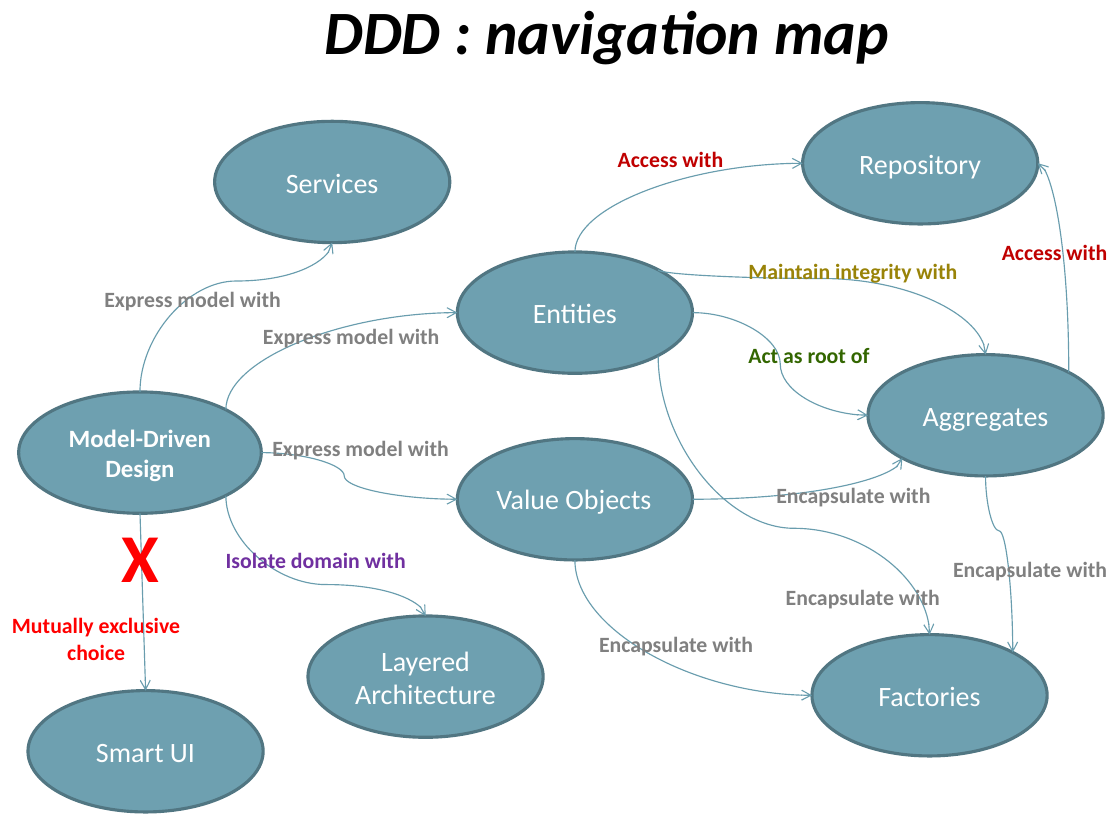
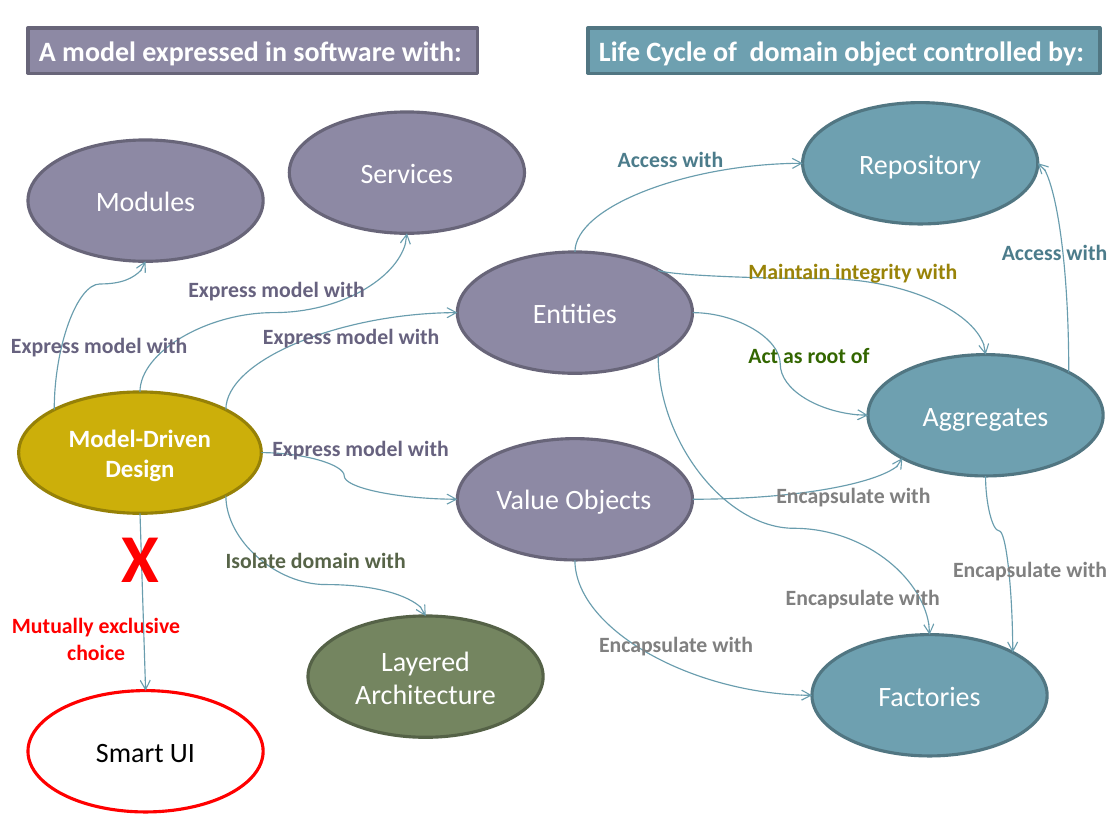
Before and after one commit to arturtv/dddpresentation, a slide deck: slide 22 of Domain-DrivenDesign.A.Trosin.pptx (slide 23 before the commit). Drawn at 1120x840 pixels with LibreOffice and Linux fonts; fonts in the diff are those of the drawing. Boxes give left, top, right and bottom in pixels: in the first picture for what was removed or moved away, otherwise in the second. Text is boxed around its words. In the diff, an @@ line names an element or a change of style, - is before the commit and + after.

```diff
--- a/Domain-DrivenDesign.A.Trosin.pptx
+++ b/Domain-DrivenDesign.A.Trosin.pptx
@@ rectangle added at [28, 28, 478, 73], fill #8D89A4, outline #686579 2 pt, 18 pt, text #FFFFFF, bold @@
+A model expressed in software with:
@@ title removed at [324, 10, 888, 65] @@
-DDD : navigation map
@@ rectangle added at [588, 28, 1100, 73], fill #6EA0B0, outline #517682 2 pt, 18 pt, text #FFFFFF, bold @@
+Life Cycle of domain object controlled by:
@@ ellipse "Services": place and size @@
-ellipse "Services" at [215, 121, 450, 242]
+ellipse "Services" at [289, 112, 524, 233]
@@ ellipse added at [28, 140, 263, 261], fill #8D89A4, outline #686579 2 pt, 18 pt, text #FFFFFF @@
+Modules
@@ text "Access with" at [618, 151, 723, 174]: text colour #C00000 to #4C7C8B @@
@@ curved arrow moved from (140, 392) - (333, 243) to (140, 392) - (407, 233) @@
@@ text "Access with" at [1002, 242, 1107, 260]: text colour #C00000 to #4C7C8B @@
@@ curved arrow added from (54, 410) to (146, 261), #6A9DAE 0.75 pt @@
@@ text colour #808080 to #67627F in 3 elements at [263, 326, 440, 351], [272, 440, 449, 463], [188, 281, 365, 304] @@
@@ text "Express model with": place and size @@
-text "Express model with" at [104, 289, 281, 314]
+text "Express model with" at [188, 281, 365, 304]
@@ text added at [11, 335, 188, 360], 14 pt, text #67627F, bold @@
+Express model with
@@ ellipse "Model-Driven Design" at [19, 392, 262, 513]: fill #6EA0B0 to #CCAF0A; outline #517682 2 pt to #978107 2 pt @@
@@ fill #6EA0B0 to #8D89A4; outline #517682 2 pt to #686579 2 pt in 3 elements at [457, 252, 692, 373], [289, 112, 524, 233], [457, 439, 692, 560] @@
@@ text "Isolate domain with" at [226, 550, 406, 575]: text colour #7030A0 to #576448 @@
@@ ellipse "Layered" at [308, 616, 543, 737]: fill #6EA0B0 to #748560; outline #517682 2 pt to #566247 2 pt @@
@@ ellipse "Smart UI" at [28, 691, 263, 812]: text colour #FFFFFF to #000000; fill #6EA0B0 to #FFFFFF; outline #517682 2 pt to #FF0000 2 pt @@
```
Also in this commit, not shown: 5 other slides changed, 4 slides added, 1 slide removed.
